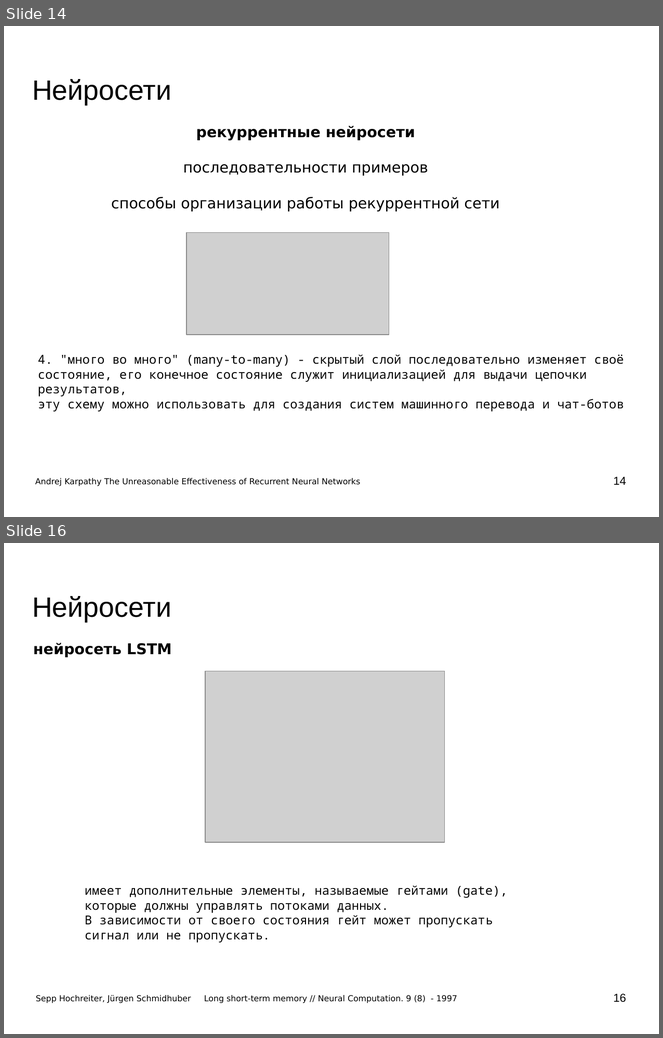
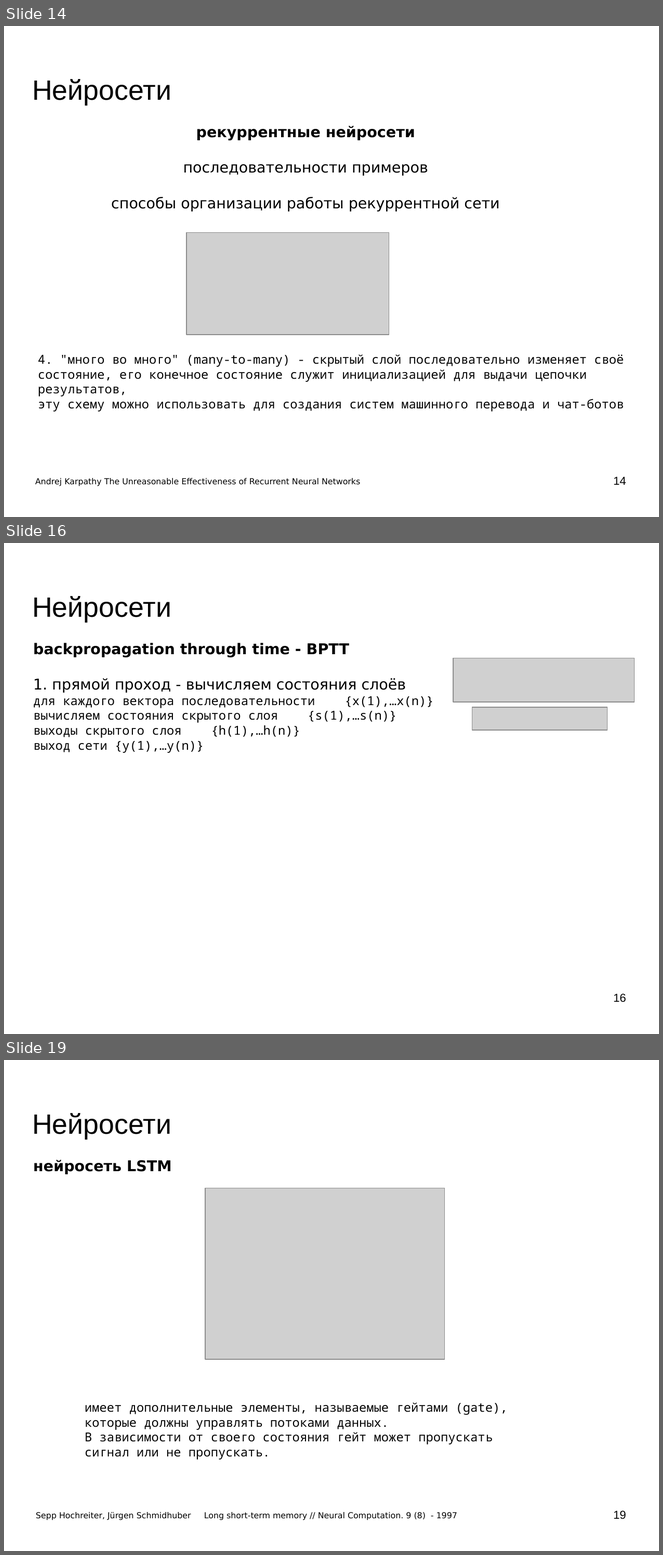
Before and after one commit to mechanoid5/ml_lectorium_legacy, a slide deck: 18-recurrent-ann.odp. Shown one above the other, each under a label of ours: slides 14 and 16 before the commit, slides 14, 16 and 19 after it; the slides between them are not shown. The pictures are 663x1038 and 663x1555 pixels, drawn with LibreOffice and Linux fonts; fonts in the diff are those of the drawing; grey boxes stand for pictures; background and template pictures are left out. Boxes give left, top, right and bottom in pixels: in the first picture for what was removed or moved away, otherwise in the second. Text is boxed around its words. In the diff, an @@ line names an element or a change of style, - is before the commit and + after.

```diff
--- a/18-recurrent-ann.odp
+++ b/18-recurrent-ann.odp
@@ slide 16 added at [4, 543, 659, 1034], background picture (left out) @@
@@ title added at [32, 596, 171, 622], 33.9 pt, text #000000 @@
+Нейросети
@@ text added at [33, 643, 434, 753], 15 pt, text #000000 @@
+backpropagation through time - BPTT
+1. прямой проход - вычисляем состояния слоёв
+для каждого вектора последовательности {x(1),…x(n)}
+вычисляем состояния скрытого слоя {s(1),…s(n)}
+выходы скрытого слоя {h(1),…h(n)}
+выход сети {y(1),…y(n)}
@@ picture added at [453, 658, 635, 702] @@
@@ picture added at [473, 707, 608, 730] @@
@@ page number added at [613, 994, 626, 1003], 14 pt, text #000000 @@
+16
@@ what was slide 16 is now slide 19 @@
@@ page number at [613, 1511, 626, 1520]: text changed @@
-16
+19
```
Also in this commit, not shown: 1 slide changed, 2 other slides added, 3 other files.
